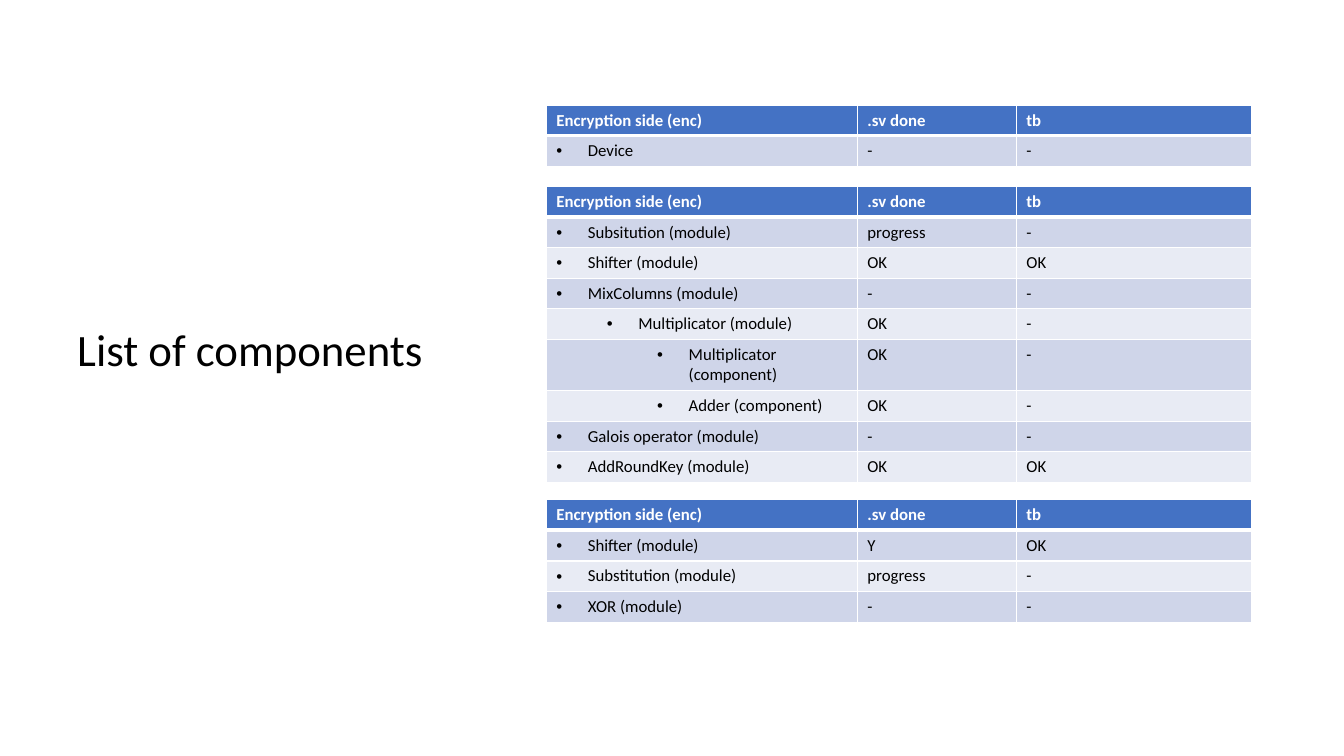
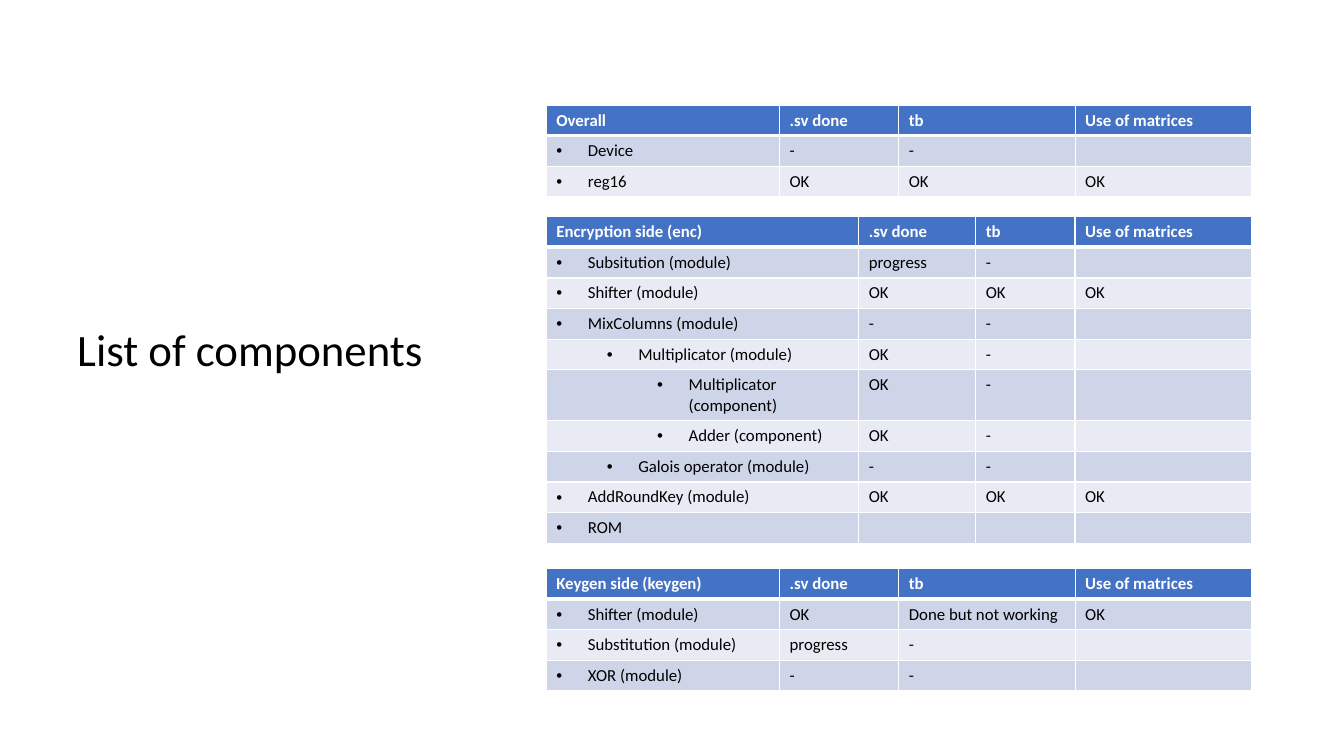
Before and after one commit to acarreteroc99/AES256-IP-Core, a slide deck: slide 6 of ASIC_hardware_blockLevelStructure.pptx. Drawn at 1344x756 pixels with LibreOffice and Linux fonts; fonts in the diff are those of the drawing. Boxes give left, top, right and bottom in pixels: in the first picture for what was removed or moved away, otherwise in the second. Text is boxed around its words. In the diff, an @@ line names an element or a change of style, - is before the commit and + after.

Commit message:
Updated presentation

```diff
--- a/ASIC_hardware_blockLevelStructure.pptx
+++ b/ASIC_hardware_blockLevelStructure.pptx
@@ table at [546, 105, 1251, 196] @@
-Encryption side (enc) | .sv done | tb
-Device | - | -
+Overall | .sv done | tb | Use of matrices
+Device | - | - | 
+reg16 | OK | OK | OK
@@ table at [546, 217, 1252, 539] @@
-Encryption side (enc) | .sv done | tb
-Subsitution (module) | progress | -
-Shifter (module) | OK | OK
-MixColumns (module) | - | -
-Multiplicator (module) | OK | -
-Multiplicator (component) | OK | -
-Adder (component) | OK | -
-Galois operator (module) | - | -
-AddRoundKey (module) | OK | OK
+Encryption side (enc) | .sv done | tb | Use of matrices
+Subsitution (module) | progress | - | 
+Shifter (module) | OK | OK | OK
+MixColumns (module) | - | - | 
+Multiplicator (module) | OK | - | 
+Multiplicator (component) | OK | - | 
+Adder (component) | OK | - | 
+Galois operator (module) | - | - | 
+AddRoundKey (module) | OK | OK | OK
+ROM |  |  | 
@@ table: place and size @@
-table at [546, 187, 1252, 479]
+table at [546, 217, 1252, 539]
@@ table at [546, 569, 1251, 690] @@
-column 1: Encryption side (enc) | Shifter (module) | Substitution (module) | XOR (module)
-column 2: .sv done | Y | progress | -
-column 3: tb | OK | - | -
+column 1: Keygen side (keygen) | Shifter (module) | Substitution (module) | XOR (module)
+column 2: .sv done | OK | progress | -
+column 3: tb | Done but not working | - | -
+column 4: Use of matrices | OK |  | 
@@ table: place and size @@
-table at [546, 500, 1252, 621]
+table at [546, 569, 1251, 690]
```
Also in this commit, not shown: 2 other slides changed, 2 slides added.
